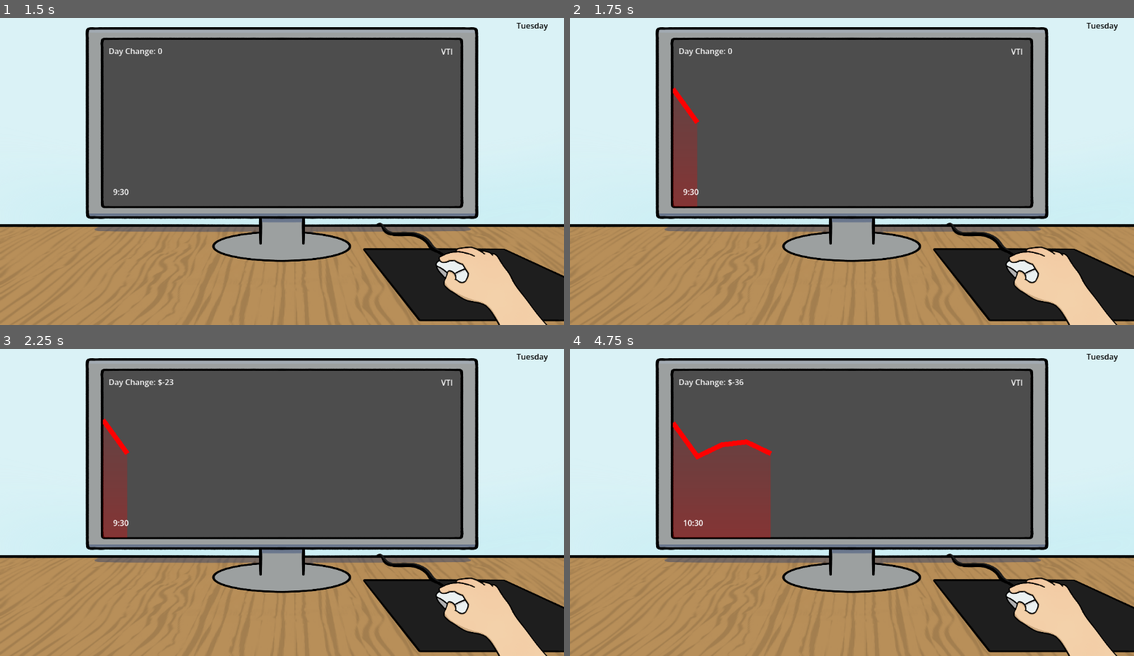
Above: before the commit, frames 1-4 (two rows, left to right).
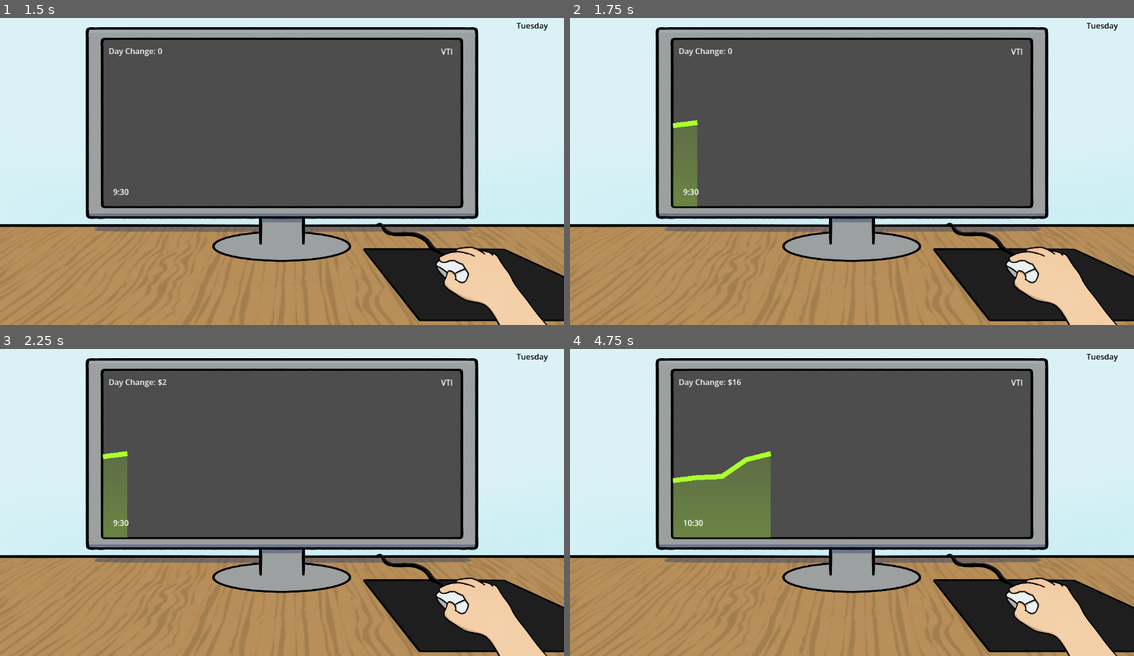
Above: after the commit, the same moments.

Repository: connorheyz/jamfest-2026-buy-signal-game
Game: Godot game, scene res://shop/shop.tscn
Two runs of this game, one before a commit and one after it. Both use one fixed random seed, a clock stepped at 60 frames per second and the inputs below. The project has no main scene, so this scene is started directly.
Inputs:
- Up to frame 1 (1.5 s): click "NEXT" at 0.5 s; tap Enter at 1.25 s; hold A (buy) from 1.28 s (still down)
- Up to frame 2 (1.75 s): keep holding A (buy)
- Up to frame 3 (2.25 s): tap Space at 2 s; release A (buy) at 2.03 s; tap D (sell) at 2.1 s
- Up to frame 4 (4.75 s): hold A (buy) 2.78-3.53 s; tap Enter at 3.5 s; tap D (sell) at 3.6 s; tap Space at 4.25 s; hold A (buy) from 4.28 s (still down)

Frame 1 is identical in both runs. In frame 2, 1.5% of the frame differs, in the area x 18-23%, y 22-62%; in frame 3, 1.5%; in frame 4, 5.4%, in the area x 18-36%, y 9-62%.

Commit message:
connect sim with minigame

Diff:
--- a/desktop/minigame.tscn
+++ b/desktop/minigame.tscn
@@ -5,8 +5,9 @@
 [ext_resource type="Texture2D" uid="uid://bwcp3gc2fhxd6" path="res://test/BaseBG.png" id="3_sd31f"]
 [ext_resource type="Texture2D" uid="uid://dqqxtbnb1y38b" path="res://test/Hand.png" id="4_qmb8p"]
 [ext_resource type="PackedScene" uid="uid://5e1so7qveen1" path="res://stock_chart/live_stock_ticker.tscn" id="5_07u45"]
-[ext_resource type="Script" uid="uid://bkofdjp51nu8g" path="res://desktop/day_label.gd" id="6_7qdim"]
-[ext_resource type="Script" uid="uid://dbwvsvfhxscud" path="res://desktop/clock.gd" id="7_dipoy"]
+[ext_resource type="Script" path="res://desktop/day_label.gd" id="6_7qdim"]
+[ext_resource type="Script" path="res://desktop/clock.gd" id="7_dipoy"]
+[ext_resource type="PackedScene" uid="uid://cj0ka5piaau77" path="res://price_engine/stock_scene.tscn" id="8_mgcpr"]
 
 [node name="Desktop" type="Control" unique_id=1725560712 node_paths=PackedStringArray("stock_ticker")]
 layout_mode = 3
@@ -107,3 +108,6 @@
 theme_override_colors/font_color = Color(1, 1, 1, 1)
 text = "9:30"
 script = ExtResource("7_dipoy")
+
+[node name="StockScene" parent="." unique_id=838909554 instance=ExtResource("8_mgcpr")]
+unique_name_in_owner = true
--- a/desktop/stock_minigame.gd
+++ b/desktop/stock_minigame.gd
@@ -60,7 +60,7 @@
 	%ProfitLabel.text = "Day Change: $" + str(profit)
 
 func _on_tick_timeout() -> void:
-	var diff: float = (randi() % 50) - 25
+	var diff: float = %StockScene.do_tick()
 	if stock_ticker.prices.size() < 1:
 		stock_ticker.append_price(Price.new(diff, current_tick))
 		bought_price = diff
--- a/price_engine/stock_scene.gd
+++ b/price_engine/stock_scene.gd
@@ -1,16 +1,23 @@
 extends Node
 
-@export var volatility: float = 10.0
 @export var price: float = 0
 var stock: Stock
 
 func _ready():
 	stock = Stock.new()
-	# stock.queue_up(Stock.FunctionType.LINEAR, 50, 5, 4)
-	# stock.queue_up(Stock.FunctionType.LINEAR, -100, 10, 7)
+#	stock.queue_up(Stock.FunctionType.LINEAR, 50, 5, 4)
+#	stock.queue_up(Stock.FunctionType.LINEAR, -100, 10, 7)
 	pass
 
 func _on_timer_timeout() -> void:
+	do_tick()
+
+func do_tick() -> float:
 	print_debug("current", stock.current_function, "price", price)
 	stock.reroll_out()
-	price += stock.get_next_diff()
+	var diff := stock.get_next_diff()
+	price += diff
+	return diff
+
+func queue_up(function_type: Stock.FunctionType, p_volatility: float, start_ticks: int, duration_ticks: int) -> void:
+	stock.queue_up(function_type, p_volatility, start_ticks, duration_ticks)
--- a/price_engine/stock_scene.tscn
+++ b/price_engine/stock_scene.tscn
@@ -4,11 +4,8 @@
 
 [node name="StockScene" type="Node" unique_id=838909554]
 script = ExtResource("1_ukfvf")
-volatility = null
-price = null
 
 [node name="Timer" type="Timer" parent="." unique_id=1959653040]
 wait_time = 0.5
-autostart = true
 
 [connection signal="timeout" from="Timer" to="." method="_on_timer_timeout"]
